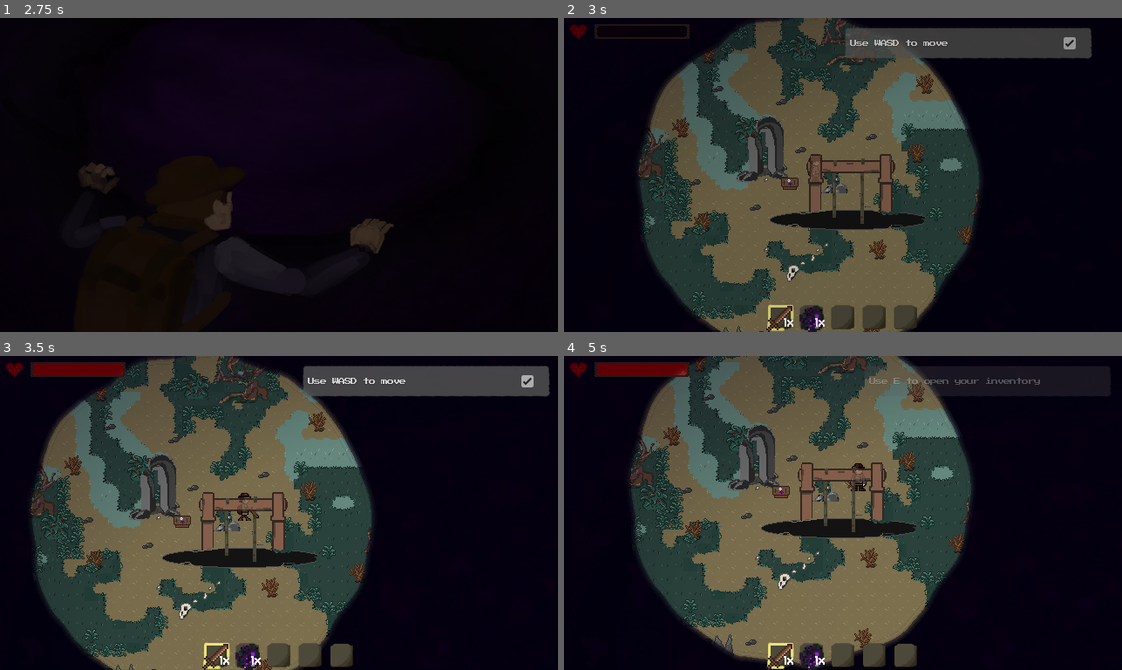
Above: before the commit, frames 1-4 (two rows, left to right).
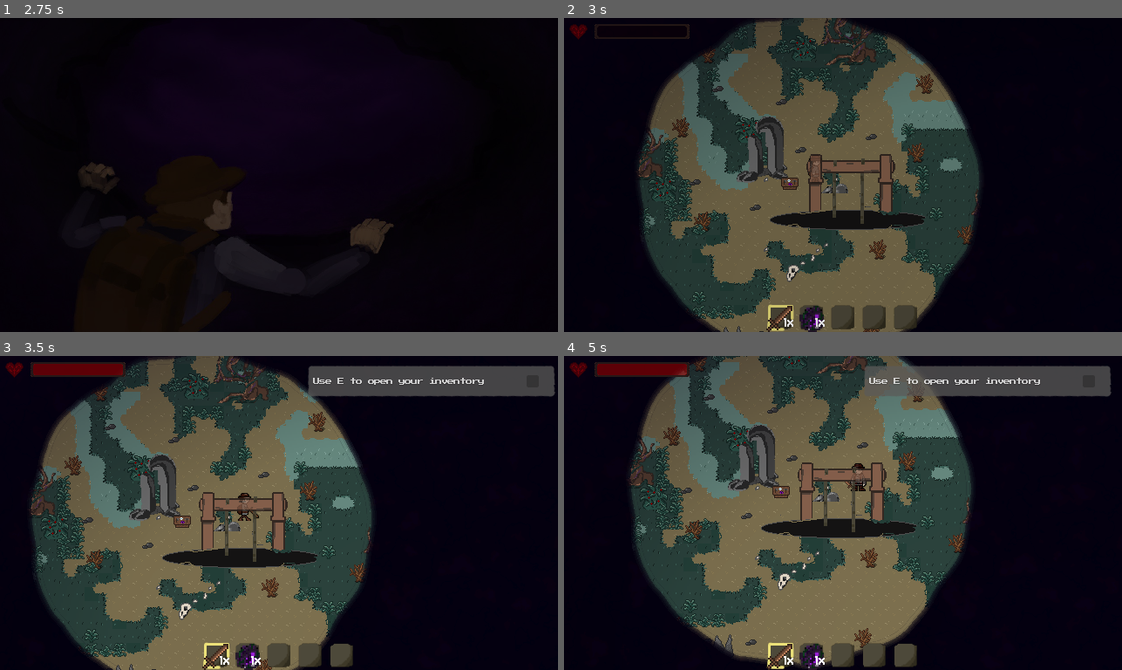
Above: after the commit, the same moments.

Repository: TimoRoggel/EverDark
Game: Godot game, scene res://UI/Main menu/main_menu.tscn
The game is run twice, just before and just after one commit, with the same random seed, the same clock (stepped at 60 frames per second) and the same inputs. The engine's default icon, where the game draws it, is replaced by a stand-in: a white triangle on a blue panel in a dark square. Sound files missing from this copy of the repository are replaced by a short silence.
Inputs (mouse positions are in pixels of both pictures, inside the frame that each line leads up to):
- Up to frame 1 (2.75 s): click "Start a new game" at 0.5 s; click "Start a new game" at 1.25 s; click "OK" at 2 s
- Up to frame 2 (3 s): tap Enter at 2.75 s; move the mouse to (965, 159) at 2.77 s; hold D (right) from 2.78 s (still down); tap R (eat) at 2.85 s; click (965, 159) at 2.92 s
- Up to frame 3 (3.5 s): keep holding D (right)
- Up to frame 4 (5 s): release D (right) at 3.5 s; drag from (731, 528) to (658, 569) at 3.52 s; click "1x" at 4.25 s

Frame 1 is identical in both runs. In frame 2, 4.0% of the frame differs, in the area x 50-95%, y 3-14%; in frame 3, 0.5%; in frame 4, 3.4%.

Commit message:
Update current_objective.gd

Diff:
--- a/UI/HUD/current_objective.gd
+++ b/UI/HUD/current_objective.gd
@@ -10,6 +10,7 @@
 func _ready() -> void:
 	GameManager.objective_finished.connect(update_objective)
 	override = true
+	await get_tree().create_timer(0.5).timeout
 	await show_current_objective()
 	override = false
 
